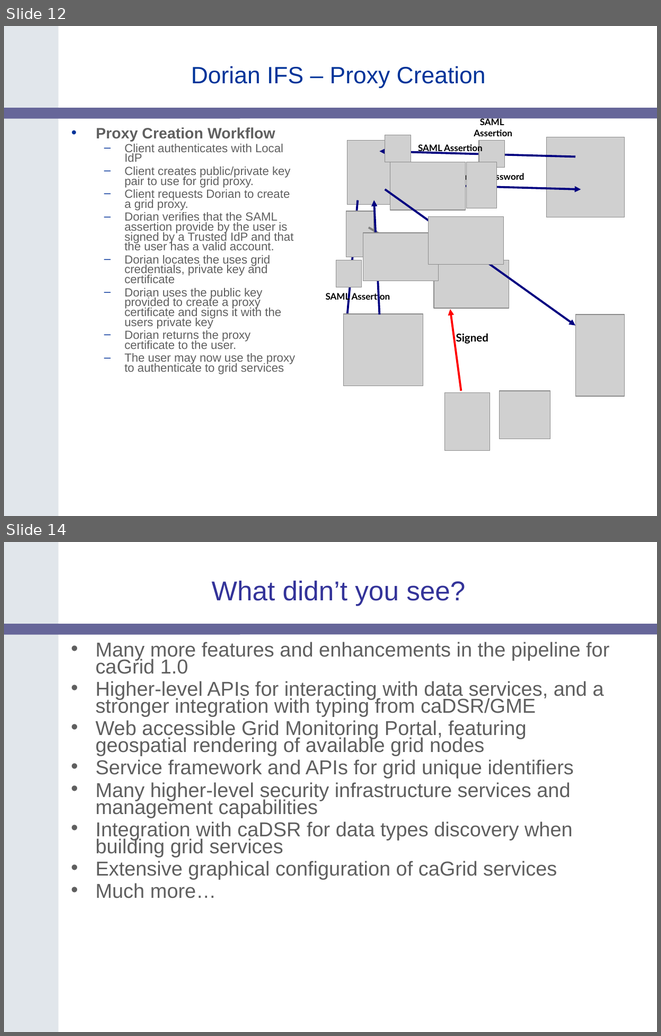
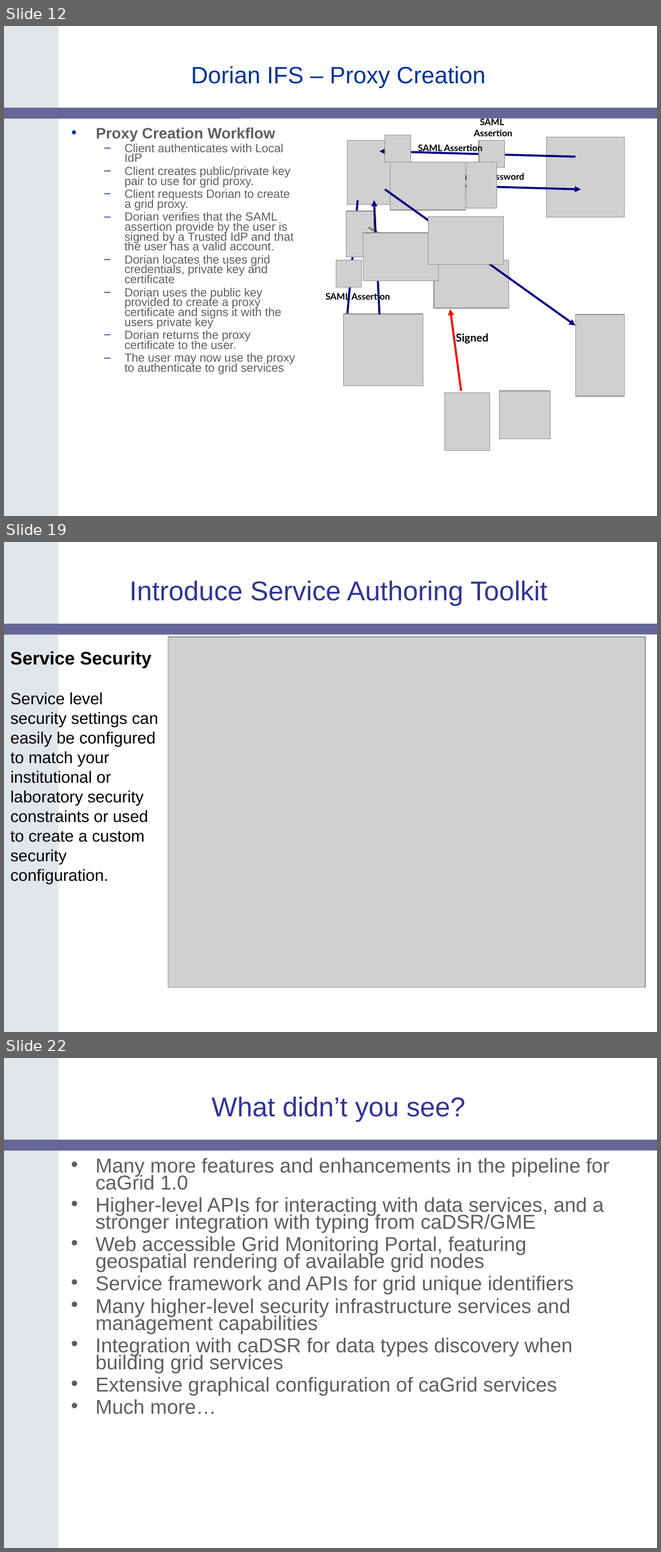
Before and after one commit to NCIP/cagrid-portal, a slide deck: cagrid-1-0/Documentation/presentations/200604_AnnualMeeting/caGrid-1.0-Demo.ppt. Shown one above the other, each under a label of ours: slides 12 and 14 before the commit, slides 12, 19 and 22 after it; the slides between them are not shown. The pictures are 661x1036 and 661x1552 pixels, drawn with LibreOffice and Linux fonts; fonts in the diff are those of the drawing; grey boxes stand for pictures; background and template pictures are left out. Boxes give left, top, right and bottom in pixels: in the first picture for what was removed or moved away, otherwise in the second. Text is boxed around its words. In the diff, an @@ line names an element or a change of style, - is before the commit and + after.

```diff
--- a/cagrid-1-0/Documentation/presentations/200604_AnnualMeeting/caGrid-1.0-Demo.ppt
+++ b/cagrid-1-0/Documentation/presentations/200604_AnnualMeeting/caGrid-1.0-Demo.ppt
@@ slide 19 added at (4,542,657,1032), background #FFFFFF; not listed: 2 template elements that a slide beside it also shows @@
@@ title added at (130,581,547,606), 30 pt, text #333399 @@
+Introduce Service Authoring Toolkit
@@ picture added at (168,637,645,987) @@
@@ text added at (10,651,151,668), 20 pt, text #000000, bold @@
+Service Security
@@ text added at (10,692,158,884), 18 pt, text #000000 @@
+Service level security settings can easily be configured to match your institutional or laboratory security constraints or used to create a custom security configuration.
@@ what was slide 14 is now slide 22 @@
```
Also in this commit, not shown: 8 other slides added, 1 slide removed.
